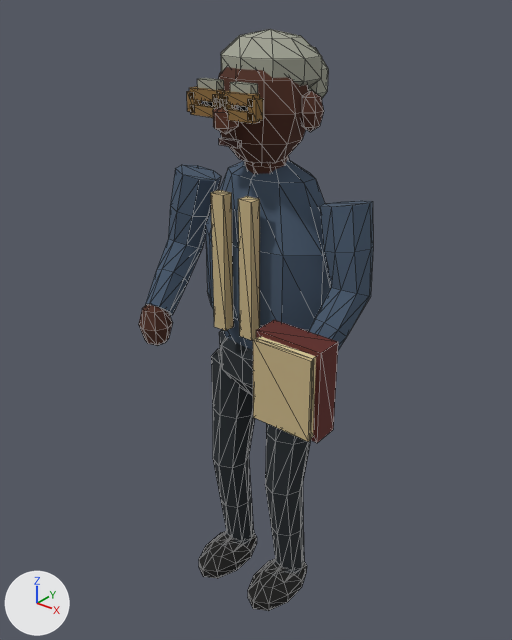
An edit to the glTF model characters/nell-3d/nell.glb, drawn before and after from the same camera.
Camera for both pictures: a camera (50 mm lens) standing at (1.72, -2.22, 2.8) and looking at (-0.04, -0.02, 1.43). Lighting does not change. The marker at lower left points along +X, +Y and +Z. The older version comes first. Mesh edges are drawn as thin lines. Vertices at exactly the same position are counted once.

The older version as bpy lines, for what is in view:
```python
me_sphere = bpy.data.meshes.new('Sphere')
me_sphere.from_pydata(...)  # 800 vertices, 1456 faces; spans x -0.52..0.54, y -0.41..0.3, z 0.0..2.62
me_sphere.materials.append(mat_nell_nearest_palette)  # picture img_atlas
ob_nellskin = bpy.data.objects.new('NellSkin', me_sphere)
ob_nellskin.location = (0.0, 0.0, 0.0)
```
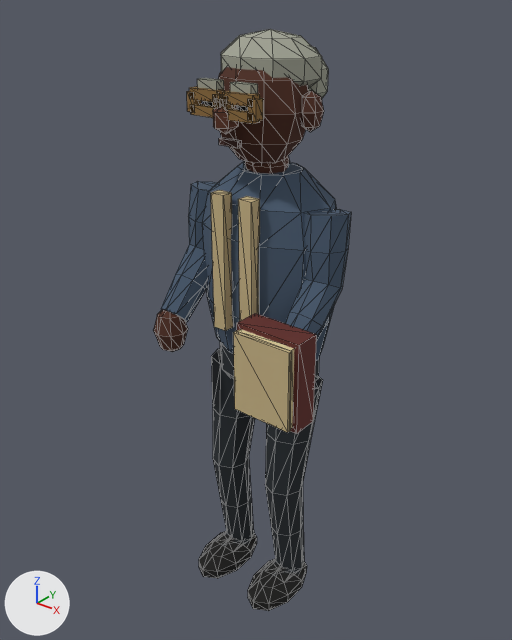
Location of each change, [x1, y1, x2, y2] in pixels of the pictures (512 x 640 px; the box of a moved part takes in the faces that stretch with it):
'NellSkin', reshaped (15% narrower): before [139, 29, 373, 611]; after [153, 29, 351, 611]
part 1 of me_sphere, moved or reshaped: before [139, 304, 172, 345]; after [153, 310, 188, 352]
part 2 of me_sphere, moved or reshaped: before [256, 320, 338, 443]; after [237, 313, 317, 434]
part 3 of me_sphere, moved or reshaped: before [258, 336, 316, 438]; after [238, 329, 294, 429]
part 4 of me_sphere, moved or reshaped: before [253, 338, 314, 442]; after [233, 331, 292, 433]
part 5 of me_sphere, rebuilt: before [205, 159, 331, 349]; after [202, 162, 337, 361]
part 6 of me_sphere, moved or reshaped: before [145, 165, 373, 350]; after [161, 181, 351, 341]

The change in detail:
me_sphere is used by ob_nellskin; location (0.0, 0.0, 0.0).
me_sphere had 800 vertices, 1456 faces and spanned x -0.52..0.54, y -0.41..0.3, z 0.0..2.62.
me_sphere now has 808 vertices, 1472 faces and spans x -0.39..0.44, y -0.41..0.3, z 0.0..2.62.
me_sphere part 1: the loose piece of 26 vertices spanning x -0.48..-0.33, y -0.36..-0.21, z 1.29..1.51 is moved by (0.09, 0.0, 0.0).
me_sphere part 2: the loose piece of 8 vertices spanning x 0.24..0.54, y -0.38..-0.27, z 1.23..1.61 is moved by (-0.09, 0.0, 0.0).
me_sphere part 3: the loose piece of 8 vertices spanning x 0.26..0.51, y -0.4..-0.36, z 1.25..1.59 is moved by (-0.09, 0.0, 0.0).
me_sphere part 4: the loose piece of 8 vertices spanning x 0.26..0.52, y -0.41..-0.4, z 1.25..1.59 is moved by (-0.09, 0.0, 0.0).
me_sphere part 5: the loose piece of 42 vertices spanning x -0.31..0.31, y -0.18..0.23, z 1.15..2.18 is rebuilt with 50 vertices and now spans x -0.33..0.33, y -0.18..0.23, z 1.32..2.11.
Part 6, on me_sphere:
76 vertices are removed from x -0.52..0.52, y -0.3..0.1, z 1.42..2.05.
152 faces are deleted.
4 vertices move from x -0.36..0.4, y -0.26..-0.11, z 1.42..1.55 to x -0.36..0.38, y -0.26..-0.11, z 1.42..1.55.
76 vertices are added at x -0.39..0.39, y -0.3..0.1, z 1.42..2.0.
152 new faces join them.
Other edits to the shape of me_sphere do not show in these pictures.
